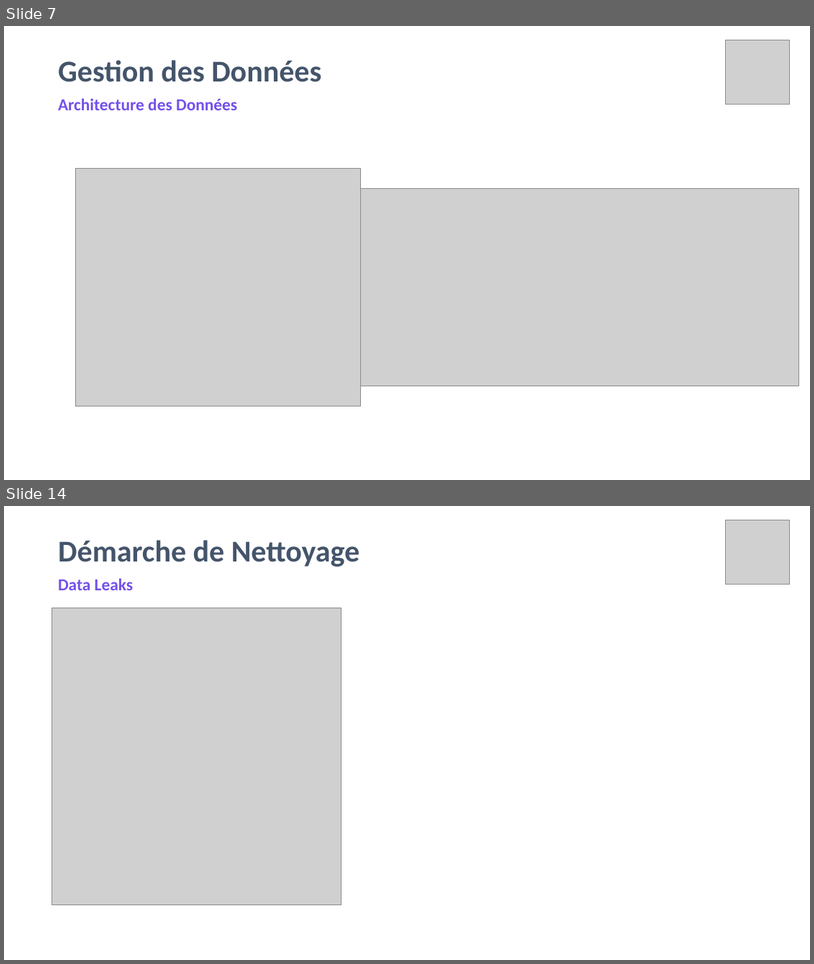
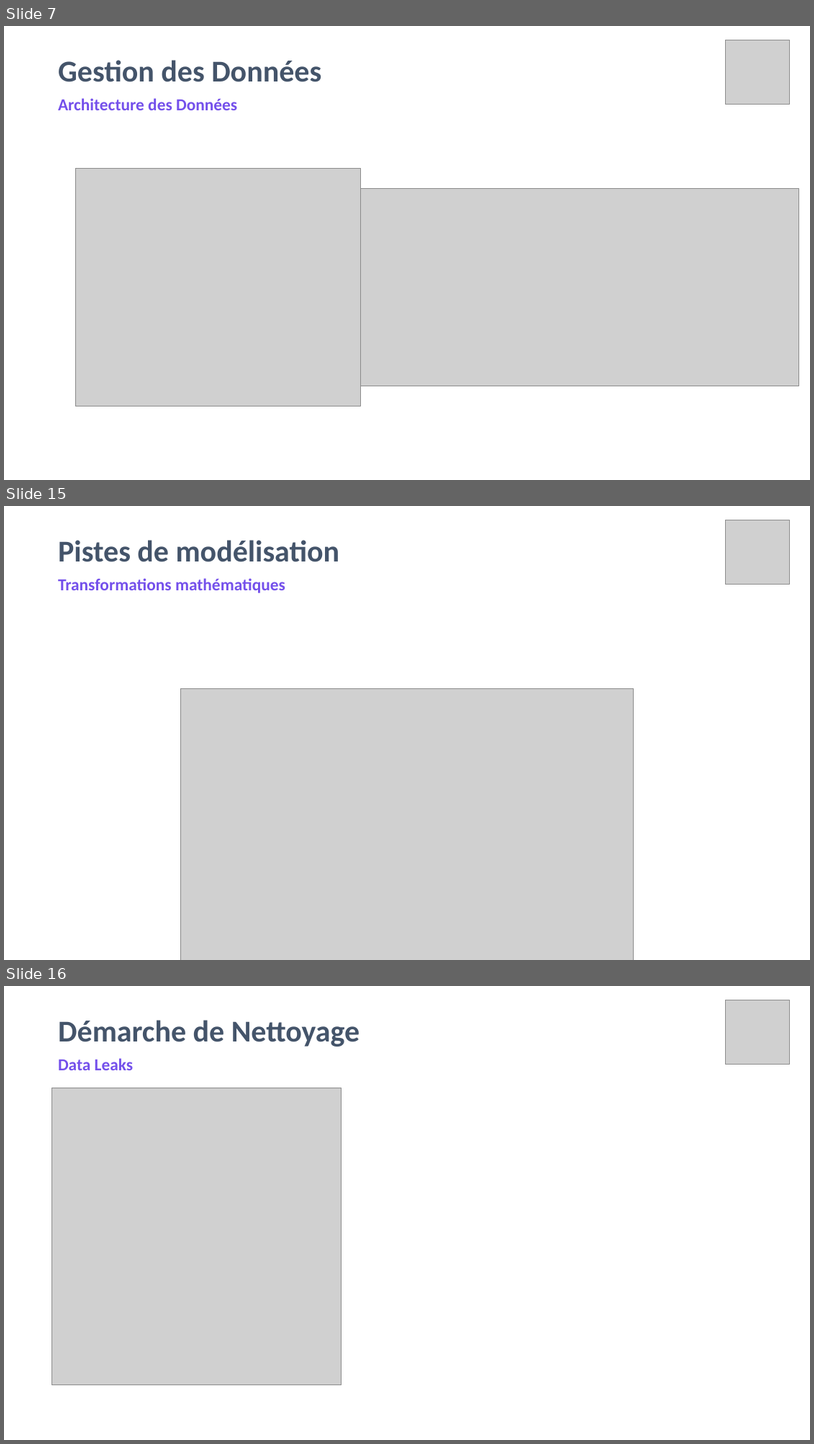
Before and after one commit to amaye15/OpenClassroom--Machine-Learning-Engineer, a slide deck: P4/P4.pptx. Shown one above the other, each under a label of ours: slides 7 and 14 before the commit, slides 7, 15 and 16 after it; the slides between them are not shown. The pictures are 814x964 and 814x1444 pixels, drawn with LibreOffice and Linux fonts; fonts in the diff are those of the drawing; grey boxes stand for pictures. Boxes give left, top, right and bottom in pixels: in the first picture for what was removed or moved away, otherwise in the second. Text is boxed around its words. In the diff, an @@ line names an element or a change of style, - is before the commit and + after.

```diff
--- a/P4/P4.pptx
+++ b/P4/P4.pptx
@@ slide 15 added at (4, 506, 810, 960), background #FFFFFF @@
@@ picture added at (725, 520, 790, 584) @@
@@ title added at (58, 540, 340, 562), 36 pt, text #44546A, bold @@
+Pistes de modélisation
@@ text added at (58, 578, 286, 593), 20 pt, text #7450EB, bold @@
+Transformations mathématiques
@@ picture added at (180, 689, 634, 960) @@
@@ what was slide 14 is now slide 16 @@
```
Also in this commit, not shown: 7 slides changed, 2 other slides added, 1 slide removed, 5 other files.
